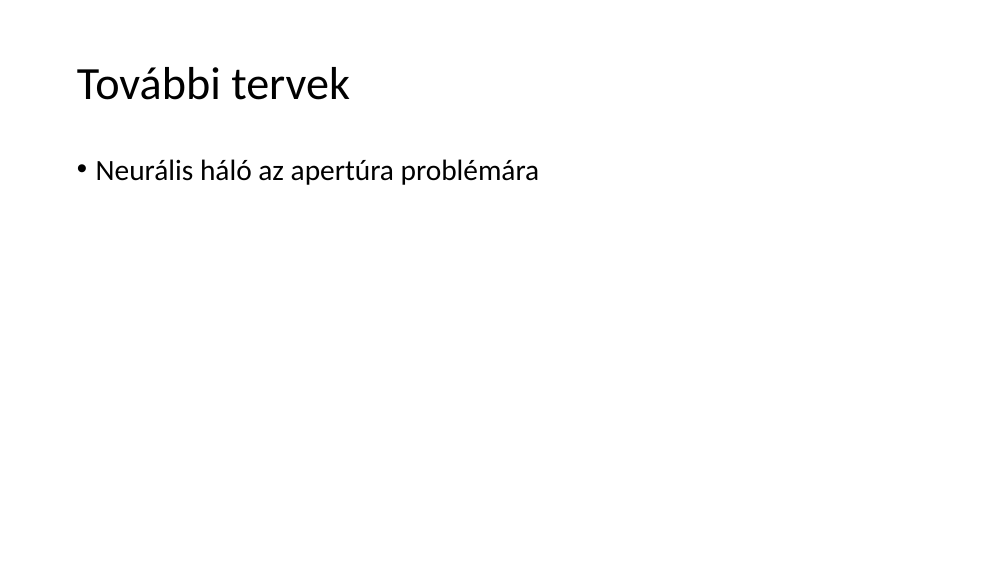
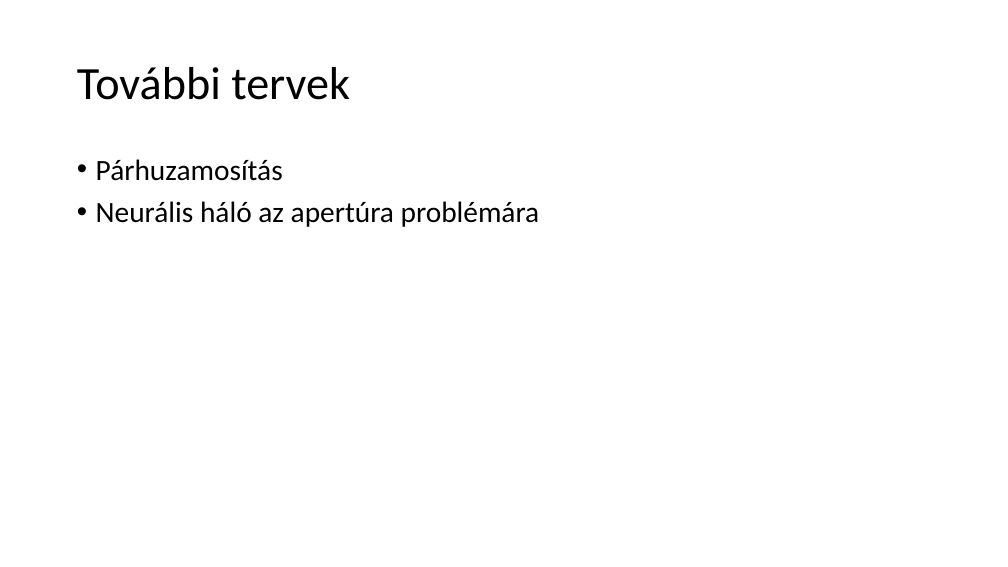
Before and after one commit to koojozsef/Szakdolgozat_PE, a slide deck: slide 10 of 01_doc/presentation.pptx (slide 9 before the commit). Drawn at 1008x567 pixels with LibreOffice and Linux fonts; fonts in the diff are those of the drawing. Boxes give left, top, right and bottom in pixels: in the first picture for what was removed or moved away, otherwise in the second. Text is boxed around its words. In the diff, an @@ line names an element or a change of style, - is before the commit and + after.

```diff
--- a/01_doc/presentation.pptx
+++ b/01_doc/presentation.pptx
@@ text at [96, 159, 283, 181]: paragraph added @@
+• Párhuzamosítás
```
Also in this commit, not shown: 1 slide added, 3 other files.
